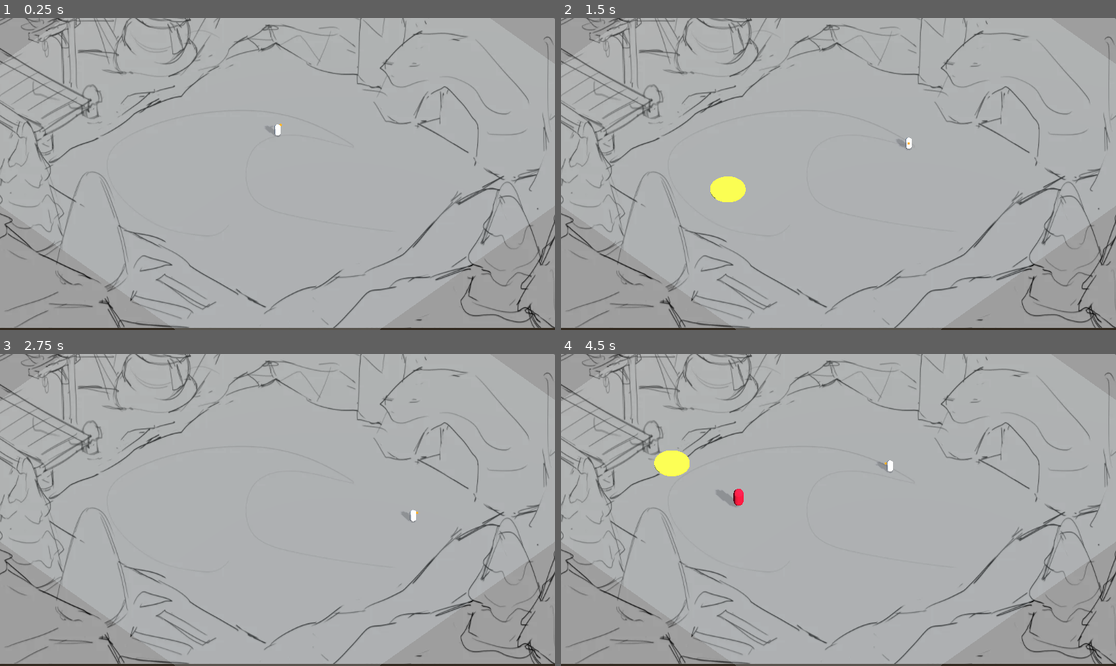
Above: before the commit, frames 1-4 (two rows, left to right).
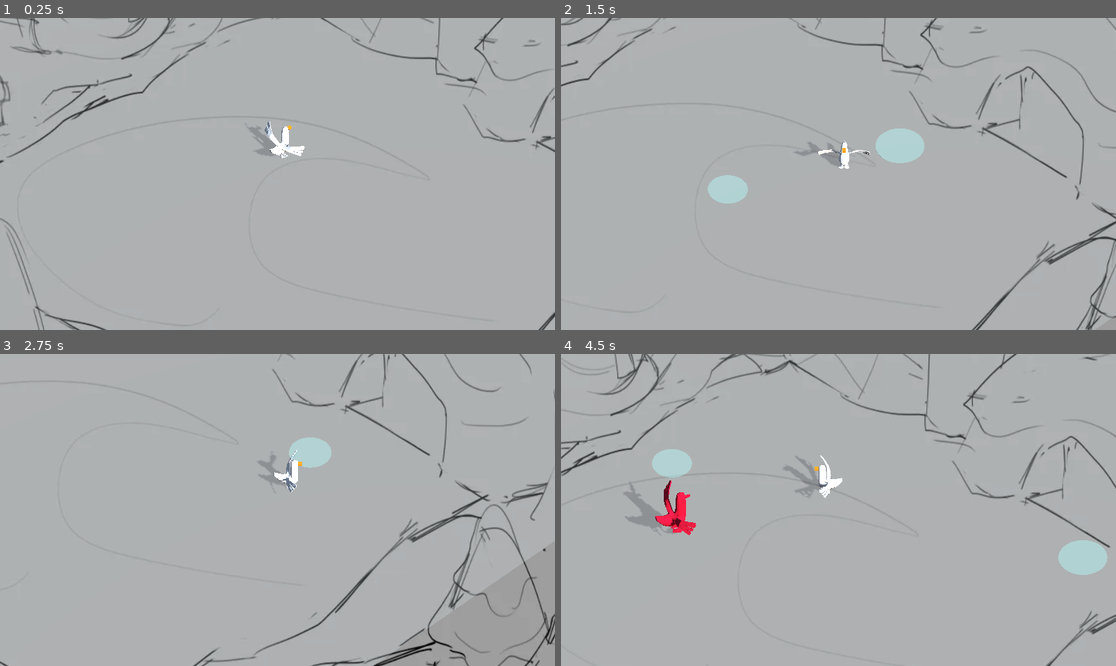
Above: after the commit, the same moments.

Repository: taehkim1280/GOOSEFIGHTER_BIGMODE2026
Game: Godot game, scene res://world.tscn
Two runs of this game, one before a commit and one after it. Both use one fixed random seed, a clock stepped at 60 frames per second and the inputs below.
Inputs (mouse positions are in pixels of both pictures, inside the frame that each line leads up to):
- Up to frame 1 (0.25 s): no input
- Up to frame 2 (1.5 s): tap Enter (ui_accept) at 0.5, 0.77 s; move the mouse to (960, 158) at 0.52 s; hold D (move_right) 0.53-1.28 s; click (960, 158) at 0.67 s; move the mouse to (727, 189) at 1.27 s; hold S (move_back) from 1.28 s (still down); click (727, 189) at 1.42 s
- Up to frame 3 (2.75 s): tap Enter (ui_accept) at 1.52 s; move the mouse to (333, 441) at 2.02 s; release S (move_back) at 2.03 s; hold D (move_right) from 2.03 s (still down); click (333, 441) at 2.17 s
- Up to frame 4 (4.5 s): move the mouse to (810, 572) at 2.77 s; release D (move_right) at 2.78 s; hold W (move_forward) 2.78-3.53 s; click (810, 572) at 2.92 s; tap Enter (ui_accept) at 3.02, 3.77 s; move the mouse to (1005, 556) at 3.52 s; hold A (move_left) from 3.53 s (still down); click (1005, 556) at 3.67 s; move the mouse to (672, 463) at 4.27 s; click (672, 463) at 4.42 s

The runs differ from the first frame. In frame 1, 10% of the frame differs, in the area x 0-100%, y 0-100%; in frame 2, 11%; in frame 3, 11%; in frame 4, 13%.

Commit message:
arena walls and enemy bouncing but bounds are wrong

Diff:
--- a/camera_3d.gd
+++ b/camera_3d.gd
@@ -1,13 +1,17 @@
 extends Camera3D
 
 @export var target_path: NodePath = "../Goose" # point to goose node
+@export var smooth_speed = 10.0
+
 var target: Node3D
 var offset: Vector3
 
 func _ready():
 	target = get_node(target_path)
-	offset = position - target.position
+	if target:
+		offset = global_position - target.position
 
-func _process(_delta):
-	if target:
-		position = target.position + offset
+func _physics_process(delta):
+	if is_instance_valid(target):
+		var target_pos = target.global_position + offset
+		global_position = global_position.lerp(target_pos, smooth_speed * delta)
--- a/enemy.gd
+++ b/enemy.gd
@@ -10,24 +10,27 @@
 
 func _physics_process(delta):
 	var final_velocity = Vector3.ZERO
+	var is_being_knocked_back = knockback_velocity.length() > 1.5
 
-	if player:
-		# calculate chase direction
+	if player and not is_being_knocked_back:
 		var dir = (player.global_position - global_position).normalized()
-		dir.y = 0 # keep it on the floor plane
-
-		# only look at player if we aren't being launched away
-		if knockback_velocity.length() < 2.0:
-			look_at(global_position + dir, Vector3.UP)
-
+		dir.y = 0
+		#if knockback_velocity.length() < 2.0:
+			#look_at(global_position + dir, Vector3.UP)
+		look_at(global_position + dir, Vector3.UP)
 		final_velocity = (dir * SPEED) + knockback_velocity
 
-	velocity = final_velocity
+	velocity = final_velocity + knockback_velocity
 
-	# increase the decay speed if they slide too far
-	knockback_velocity = knockback_velocity.move_toward(Vector3.ZERO, 30.0 * delta)
-
-	move_and_slide()
+	if move_and_slide():
+		for i in get_slide_collision_count():
+			var collision = get_slide_collision(i)
+			# Only bounce if the knockback is active
+			if is_being_knocked_back:
+				# Use the normal to reflect the vector
+				knockback_velocity = knockback_velocity.bounce(collision.get_normal()) * 0.8
+	# delta is le friction
+	knockback_velocity = knockback_velocity.move_toward(Vector3.ZERO, 15.0 * delta)
 
 func apply_knockback(force: Vector3):
 	# overwrite current knockback with the new blast force
--- a/enemy.tscn
+++ b/enemy.tscn
@@ -1,8 +1,7 @@
 [gd_scene format=3 uid="uid://b44q3smkdich4"]
 
 [ext_resource type="Script" uid="uid://cf1o0xda74jxh" path="res://enemy.gd" id="1_7k104"]
-
-[sub_resource type="CapsuleMesh" id="CapsuleMesh_7xaro"]
+[ext_resource type="ArrayMesh" uid="uid://cw4e670pw5crf" path="res://assets/goose1.obj" id="2_4gyqm"]
 
 [sub_resource type="StandardMaterial3D" id="StandardMaterial3D_7k104"]
 albedo_color = Color(0.8846356, 0, 0.20047563, 1)
@@ -16,7 +15,8 @@
 script = ExtResource("1_7k104")
 
 [node name="MeshInstance3D" type="MeshInstance3D" parent="." unique_id=775399633]
-mesh = SubResource("CapsuleMesh_7xaro")
+transform = Transform3D(0.3, 0, 0, 0, 0.3, 0, 0, 0, 0.3, 0, 0, 0)
+mesh = ExtResource("2_4gyqm")
 surface_material_override/0 = SubResource("StandardMaterial3D_7k104")
 
 [node name="CollisionShape3D" type="CollisionShape3D" parent="." unique_id=2108362553]
--- a/enemy_spawner.gd
+++ b/enemy_spawner.gd
@@ -3,9 +3,10 @@
 # enemy *.tscn goes here...
 @export var enemy_scene: PackedScene
 const MAX_ENEMIES = 7
+const ARENA_HALFSIZE = 10.0
 
 func _on_timer_timeout() -> void:
-	var enemy_count = get_child_count() - 1
+	var enemy_count = get_tree().get_nodes_in_group("enemies").size()
 
 	if enemy_count < MAX_ENEMIES:
 		spawn_enemy()
@@ -13,8 +14,14 @@
 func spawn_enemy():
 	var new_enemy = enemy_scene.instantiate()
 
-	var spawn_x = randf_range(-15.0, 15.0)
-	var spawn_z = randf_range(-15.0, 15.0)
+	var local_pos = Vector3(
+		randf_range(-ARENA_HALFSIZE, ARENA_HALFSIZE),
+		0.0,
+		randf_range(-ARENA_HALFSIZE, ARENA_HALFSIZE)
+	)
 
-	new_enemy.position = Vector3(spawn_x, 1.0, spawn_z)
-	add_child(new_enemy)
+	get_parent().add_child(new_enemy)
+
+	new_enemy.global_position = self.to_global(local_pos)
+
+	new_enemy.global_position.y = 1.0
--- a/explosive_cask.gd
+++ b/explosive_cask.gd
@@ -1,7 +1,22 @@
 extends Node3D
 
 const RADIUS = 5.0
-const KNOCKBACK_STRENGTH = 20.0
+const KNOCKBACK_STRENGTH = 25.0
+
+@onready var mesh = $MeshInstance3D
+
+func set_as_faint(is_faint: bool):
+	if is_faint:
+		mesh.transparency = 0.8
+		scale = Vector3(0.9, 1, 0.9)
+
+func start_charge_sequence(pos: Vector3):
+	global_position = pos
+	mesh.transparency = 0.4
+
+	var tween = create_tween()
+	tween.tween_property(self, "scale", Vector3(1.1, 1, 1.1), 0.5).set_trans(Tween.TRANS_QUAD).set_ease(Tween.EASE_IN)
+	tween.tween_callback(explode)
 
 func explode():
 	var enemies = get_tree().get_nodes_in_group("enemies")
@@ -15,10 +30,11 @@
 			if dist <= RADIUS:
 				var push_dir = diff.normalized()
 				if push_dir == Vector3.ZERO: push_dir = Vector3.FORWARD
-
 				enemy.apply_knockback(push_dir * KNOCKBACK_STRENGTH)
 
-	var tween = create_tween()
-	tween.tween_property(self, "scale", Vector3(1.5, 1, 1.5), 0.1)
-	tween.tween_property(self, "modulate:a", 0.0, 0.1)
-	tween.tween_callback(queue_free)
+	var burst = create_tween()
+	mesh.transparency = 0.0 # Flash solid
+	burst.tween_property(self, "scale", Vector3(1.6, 1, 1.6), 0.1)
+	burst.set_parallel(true)
+	burst.tween_property(mesh, "transparency", 1.0, 0.1) # Fade out
+	burst.chain().tween_callback(queue_free)
--- a/explosive_cask.tscn
+++ b/explosive_cask.tscn
@@ -9,11 +9,12 @@
 
 [sub_resource type="StandardMaterial3D" id="StandardMaterial3D_mcv2b"]
 transparency = 1
-albedo_color = Color(1, 1, 0.011764706, 1)
+albedo_color = Color(0.5568628, 1, 1, 0.42745098)
 
 [node name="ExplosiveCask" type="Node3D" unique_id=460658420]
 script = ExtResource("1_q0qkm")
 
 [node name="MeshInstance3D" type="MeshInstance3D" parent="." unique_id=2043452029]
+transform = Transform3D(1, 0, 0, 0, 0.1, 0, 0, 0, 1, 0, 0, 0)
 mesh = SubResource("CylinderMesh_1g5he")
 surface_material_override/0 = SubResource("StandardMaterial3D_mcv2b")
--- a/goose.gd
+++ b/goose.gd
@@ -2,27 +2,29 @@
 
 const SPEED = 7
 var ATTACK_RANGE = 3
+
+var current_indicator: Node3D = null
+
 @export var attack_line_scene: PackedScene
 @export var explosion_scene: PackedScene
 @onready var camera = get_viewport().get_camera_3d()
 
+func _process(_delta):
+	if is_instance_valid(current_indicator):
+		var pos = get_mouse_3d_position()
+		if pos != Vector3.ZERO:
+			current_indicator.global_position = pos
+
 func _physics_process(_delta: float) -> void:
-	# get input vector
 	var input_dir := Input.get_vector("move_left", "move_right", "move_forward", "move_back")
-
-	# get dir in 3d space (x,y plane)
 	var raw_dir := Vector3(input_dir.x, 0, input_dir.y)
 	var direction := raw_dir.rotated(Vector3.UP, deg_to_rad(45)).normalized()
 
 	if direction:
 		velocity.x = direction.x * SPEED
 		velocity.z = direction.z * SPEED
-
-		# rotate goose to face direction of movement
-		# look at -> curr position + direction
 		look_at(position + direction, Vector3.UP)
 	else:
-		# smooth deceleration
 		velocity.x = move_toward(velocity.x, 0, SPEED)
 		velocity.z = move_toward(velocity.z, 0, SPEED)
 
@@ -33,7 +35,8 @@
 		attack_towards_mouse()
 
 	if event is InputEventMouseButton and event.button_index == MOUSE_BUTTON_LEFT and event.pressed:
-		spawn_explosion()
+		if current_indicator == null:
+			spawn_explosion_sequence()
 
 func attack_towards_mouse():
 	var target_pos = get_mouse_3d_position()
@@ -78,13 +81,14 @@
 
 	return intersection if intersection else Vector3.ZERO
 
-func spawn_explosion():
-	var pos = get_mouse_3d_position()
-	if pos == Vector3.ZERO: return
+func spawn_explosion_sequence():
+	current_indicator = explosion_scene.instantiate()
+	get_parent().add_child(current_indicator)
+	current_indicator.set_as_faint(true)
 
-	var circle = explosion_scene.instantiate()
-	get_parent().add_child(circle)
+	await get_tree().create_timer(0.3).timeout
 
-	circle.global_position = pos
-
-	circle.explode()
+	if is_instance_valid(current_indicator):
+		var locked_pos = current_indicator.global_position
+		current_indicator.start_charge_sequence(locked_pos)
+		current_indicator = null
--- a/world.tscn
+++ b/world.tscn
@@ -1,12 +1,13 @@
 [gd_scene format=3 uid="uid://crmist5ct07gu"]
 
-[ext_resource type="Script" path="res://goose.gd" id="1_f3sb7"]
+[ext_resource type="Script" uid="uid://bfmcigtn3wt52" path="res://goose.gd" id="1_f3sb7"]
 [ext_resource type="PackedScene" uid="uid://bxp3mer64vbso" path="res://debug_attackline.tscn" id="2_036b0"]
-[ext_resource type="Script" path="res://camera_3d.gd" id="2_fj7yv"]
+[ext_resource type="Script" uid="uid://bsyfdo60t10pr" path="res://camera_3d.gd" id="2_fj7yv"]
 [ext_resource type="Texture2D" uid="uid://hs4bvxmeoums" path="res://assets/sketch.webp" id="2_pkg7o"]
 [ext_resource type="PackedScene" uid="uid://duqlr3ra2icql" path="res://explosive_cask.tscn" id="3_dwbse"]
 [ext_resource type="PackedScene" uid="uid://b44q3smkdich4" path="res://enemy.tscn" id="3_tlwt5"]
-[ext_resource type="Script" path="res://enemy_spawner.gd" id="4_aqk2v"]
+[ext_resource type="Script" uid="uid://cpmpq25kjfyw0" path="res://enemy_spawner.gd" id="4_aqk2v"]
+[ext_resource type="ArrayMesh" uid="uid://cw4e670pw5crf" path="res://assets/goose1.obj" id="6_gbfbk"]
 
 [sub_resource type="QuadMesh" id="QuadMesh_gbfbk"]
 
@@ -25,7 +26,17 @@
 [sub_resource type="BoxShape3D" id="BoxShape3D_tlwt5"]
 size = Vector3(20, 1, 20)
 
-[sub_resource type="CapsuleMesh" id="CapsuleMesh_aqk2v"]
+[sub_resource type="BoxShape3D" id="BoxShape3D_ic0uy"]
+size = Vector3(1, 5, 20)
+
+[sub_resource type="BoxShape3D" id="BoxShape3D_gbfbk"]
+size = Vector3(20, 5, 1)
+
+[sub_resource type="BoxShape3D" id="BoxShape3D_ioo17"]
+size = Vector3(20, 5, 1)
+
+[sub_resource type="BoxShape3D" id="BoxShape3D_wse8f"]
+size = Vector3(1, 5, 20)
 
 [sub_resource type="StandardMaterial3D" id="StandardMaterial3D_dwbse"]
 uv1_scale = Vector3(40, 40, 1)
@@ -53,14 +64,13 @@
 [node name="World" type="Node3D" unique_id=74445810]
 
 [node name="Camera3D" type="Camera3D" parent="." unique_id=1346949853]
-transform = Transform3D(0.70710677, -0.49999997, 0.49999997, 0, 0.70710677, 0.70710677, -0.70710677, -0.49999997, 0.49999997, 10, 10, 10)
+transform = Transform3D(0.69778574, -0.5061031, 0.50690687, 0, 0.7076675, 0.7065455, -0.71630645, -0.49301738, 0.49380034, 10, 13, 10)
 projection = 1
 fov = 56.5
-size = 23.365
+size = 14.0
 near = 0.296
-far = 127.2
+far = 165.35
 script = ExtResource("2_fj7yv")
-target_path = NodePath("../background")
 
 [node name="background" type="Node3D" parent="." unique_id=1350863833]
 transform = Transform3D(0.7071067, 0, 0.70710677, 0, 1, 0, -0.7071067, 0, 0.70710677, -50, -50, -50)
@@ -82,6 +92,36 @@
 transform = Transform3D(1, 0, 0, 0, 1, 0, 0, 0, 1, 0, -0.5, 0)
 shape = SubResource("BoxShape3D_tlwt5")
 
+[node name="ArenaContainer" type="Node3D" parent="Ground" unique_id=1047169773]
+
+[node name="ArenaWall_NW" type="StaticBody3D" parent="Ground/ArenaContainer" unique_id=419707193]
+transform = Transform3D(1, 0, 0, 0, 1, 0, 0, 0, 1, -10, 0, 0)
+
+[node name="CollisionShape3D" type="CollisionShape3D" parent="Ground/ArenaContainer/ArenaWall_NW" unique_id=1381141297]
+shape = SubResource("BoxShape3D_ic0uy")
+debug_color = Color(0.92156863, 0.18039216, 0.53333336, 0.9843137)
+
+[node name="ArenaWall_NE" type="StaticBody3D" parent="Ground/ArenaContainer" unique_id=1104342877]
+transform = Transform3D(1, 0, 0, 0, 1, 0, 0, 0, 1, 0, 0, -10)
+
+[node name="CollisionShape3D" type="CollisionShape3D" parent="Ground/ArenaContainer/ArenaWall_NE" unique_id=122501096]
+shape = SubResource("BoxShape3D_gbfbk")
+debug_color = Color(0.92156863, 0.18039216, 0.53333336, 0.9843137)
+
+[node name="ArenaWall_SW" type="StaticBody3D" parent="Ground/ArenaContainer" unique_id=2136304253]
+transform = Transform3D(1, 0, 0, 0, 1, 0, 0, 0, 1, 0, 0, 10)
+
+[node name="CollisionShape3D" type="CollisionShape3D" parent="Ground/ArenaContainer/ArenaWall_SW" unique_id=283592288]
+shape = SubResource("BoxShape3D_ioo17")
+debug_color = Color(0.92156863, 0.18039216, 0.53333336, 0.9843137)
+
+[node name="ArenaWall_SE" type="StaticBody3D" parent="Ground/ArenaContainer" unique_id=1820963130]
+transform = Transform3D(1, 0, 0, 0, 1, 0, 0, 0, 1, 10, 0, 0)
+
+[node name="CollisionShape3D" type="CollisionShape3D" parent="Ground/ArenaContainer/ArenaWall_SE" unique_id=683935770]
+shape = SubResource("BoxShape3D_wse8f")
+debug_color = Color(0.92156863, 0.18039216, 0.53333336, 0.9843137)
+
 [node name="Goose" type="CharacterBody3D" parent="." unique_id=1676621756 groups=["player"]]
 transform = Transform3D(0.5, 0, 0, 0, 0.5, 0, 0, 0, 0.5, 0, 0.554, 0)
 collision_layer = 2
@@ -90,8 +130,8 @@
 explosion_scene = ExtResource("3_dwbse")
 
 [node name="MeshInstance3D" type="MeshInstance3D" parent="Goose" unique_id=1489755261]
-transform = Transform3D(1, 0, 0, 0, 1, 0, 0, 0, 1, 0, -0.084928274, 0)
-mesh = SubResource("CapsuleMesh_aqk2v")
+transform = Transform3D(0.34, 0, 0, 0, 0.34, 0, 0, 0, 0.34, 0, -0.084928274, 0)
+mesh = ExtResource("6_gbfbk")
 surface_material_override/0 = SubResource("StandardMaterial3D_dwbse")
 
 [node name="CollisionShape3D" type="CollisionShape3D" parent="Goose" unique_id=1006528382]
@@ -107,7 +147,7 @@
 shape = SubResource("BoxShape3D_fj7yv")
 
 [node name="Beak" type="MeshInstance3D" parent="Goose" unique_id=2049706699]
-transform = Transform3D(0.3, 0, 0, 0, 0.2, 0, 0, 0, 0.4, 0, 0.5, -0.6)
+transform = Transform3D(0.3, 0, 0, 0, 0.2, 0, 0, 0, 0.4, 0, 1.8505962, -0.9355713)
 mesh = SubResource("BoxMesh_tlwt5")
 surface_material_override/0 = SubResource("StandardMaterial3D_aqk2v")
 
Not shown, added: assets/goose1.obj
Not shown, added: assets/goose1.obj.import
